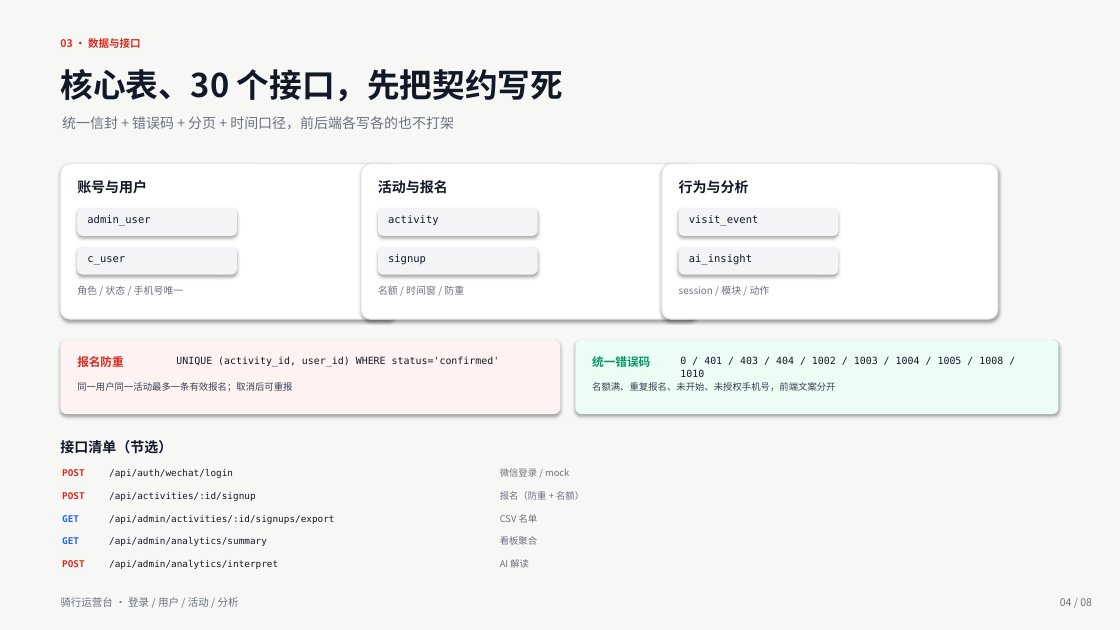
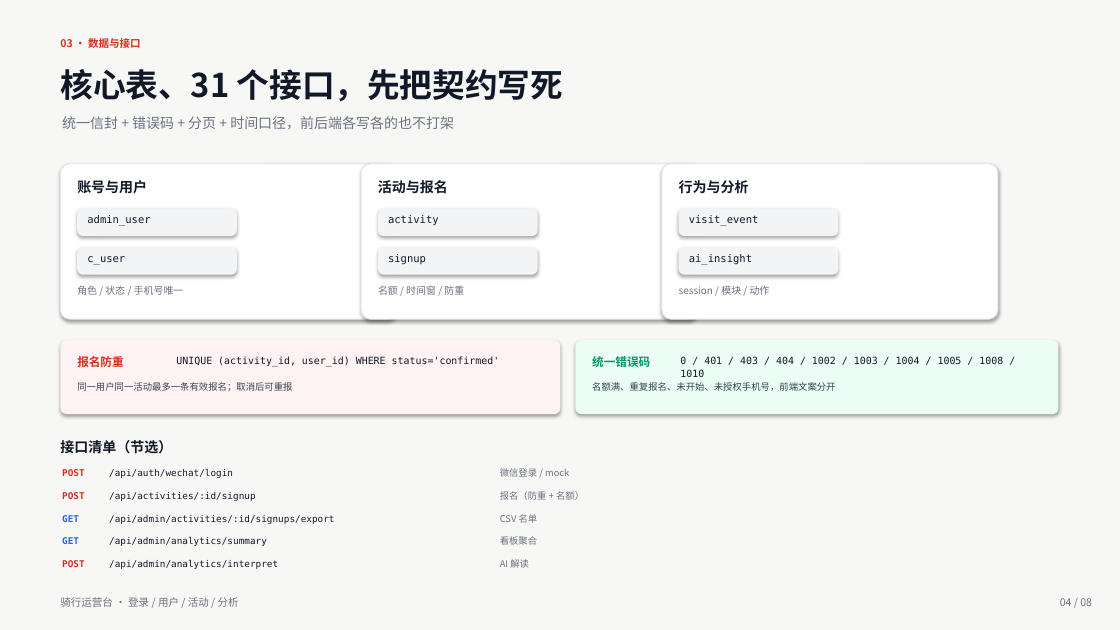
Before and after one commit to Lxyzc0927/Banner, a slide deck: slide 4 of reports/骑行运营台_答辩草稿.pptx. Drawn at 1120x630 pixels with LibreOffice and Linux fonts; fonts in the diff are those of the drawing. Boxes give left, top, right and bottom in pixels: in the first picture for what was removed or moved away, otherwise in the second. Text is boxed around its words. In the diff, an @@ line names an element or a change of style, - is before the commit and + after.

```diff
--- a/reports/骑行运营台_答辩草稿.pptx
+++ b/reports/骑行运营台_答辩草稿.pptx
@@ text at [60,69,563,102]: text changed @@
-核心表、30 个接口，先把契约写死
+核心表、31 个接口，先把契约写死
```
Also in this commit, not shown: 3 other slides changed, 26 other files.
